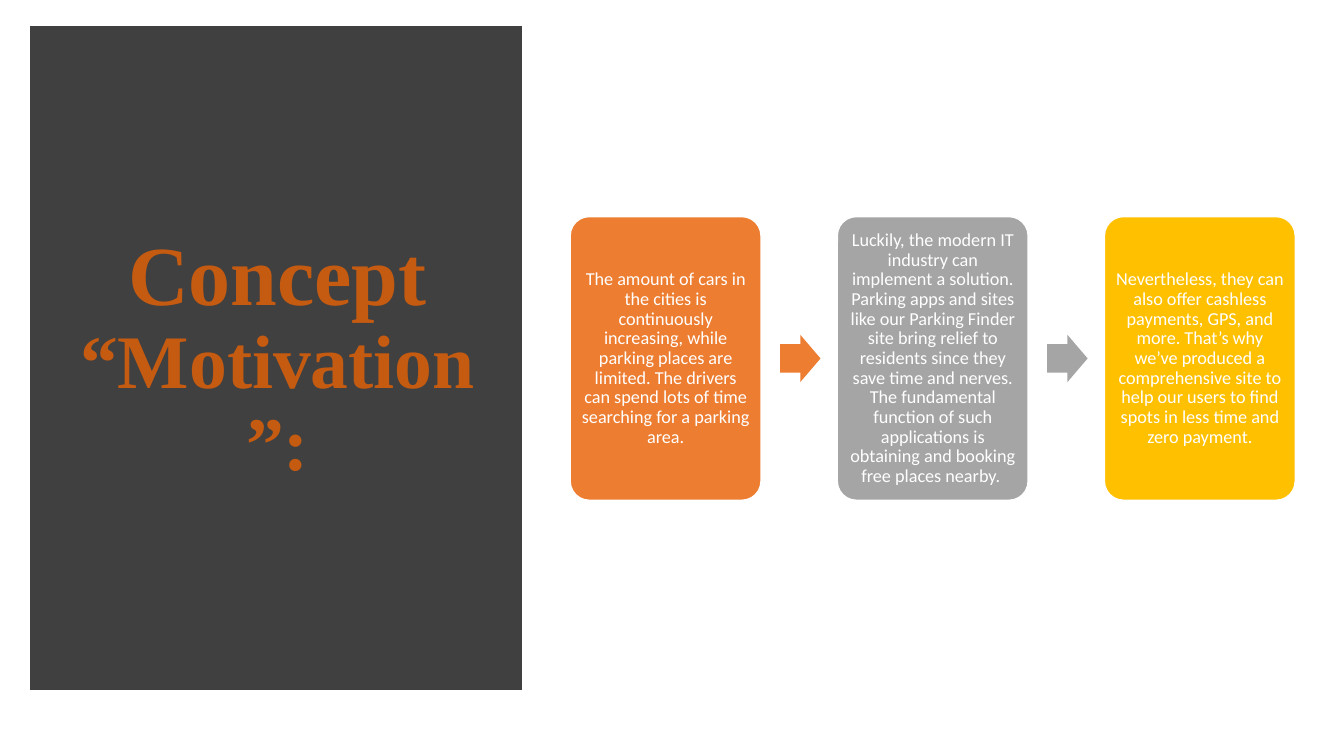
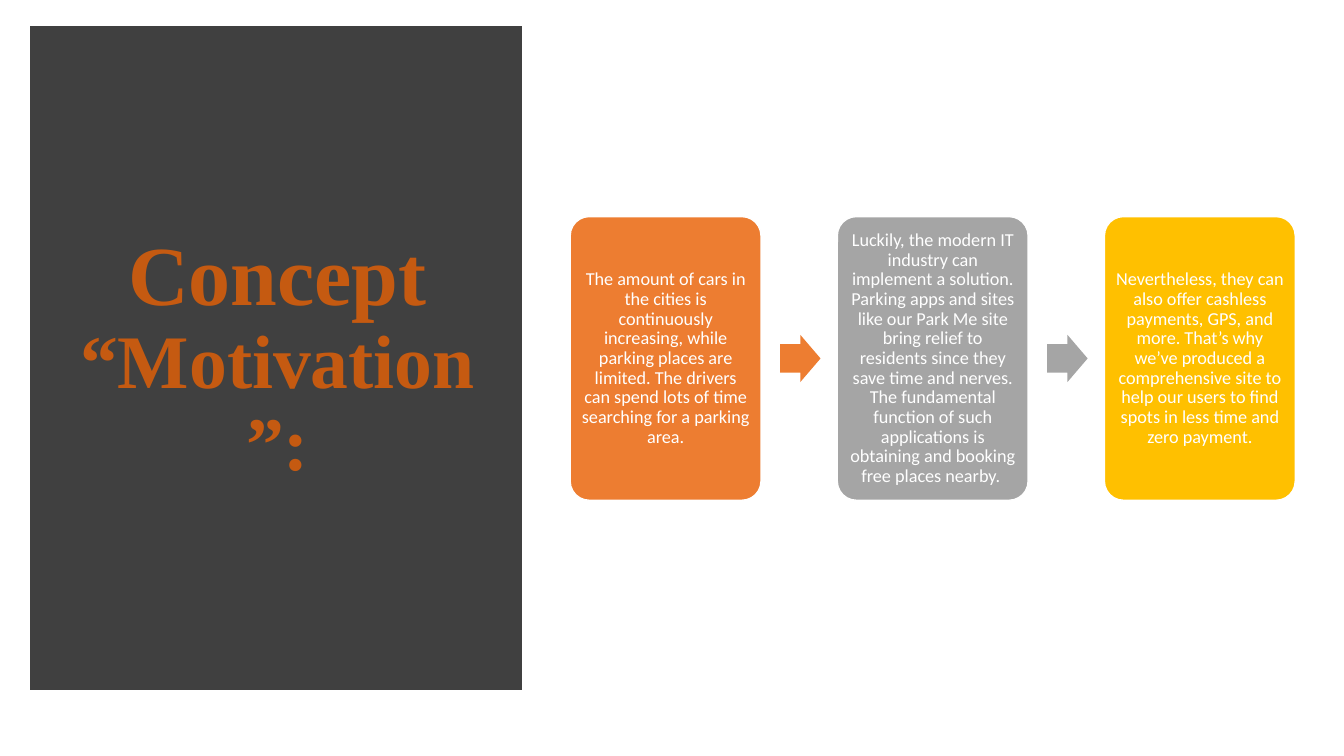
Before and after one commit to Yousiadel/Park-Me-Site, a slide deck: slide 4 of Project 1 for Group2 Parking Site.pptx. Drawn at 1344x756 pixels with LibreOffice and Linux fonts; fonts in the diff are those of the drawing. Boxes give left, top, right and bottom in pixels: in the first picture for what was removed or moved away, otherwise in the second. Text is boxed around its words. In the diff, an @@ line names an element or a change of style, - is before the commit and + after.

```diff
--- a/Project 1 for Group2 Parking Site.pptx
+++ b/Project 1 for Group2 Parking Site.pptx
@@ text at (x1=850, y1=233, x2=1015, y2=485): text changed @@
-Luckily, the modern IT industry can implement a solution. Parking apps and sites like our Parking Finder site bring relief to residents since they save time and nerves. The fundamental function of such applications is obtaining and booking free places nearby.
+Luckily, the modern IT industry can implement a solution. Parking apps and sites like our Park Me site bring relief to residents since they save time and nerves. The fundamental function of such applications is obtaining and booking free places nearby.
```
Also in this commit, not shown: 7 other slides changed.
